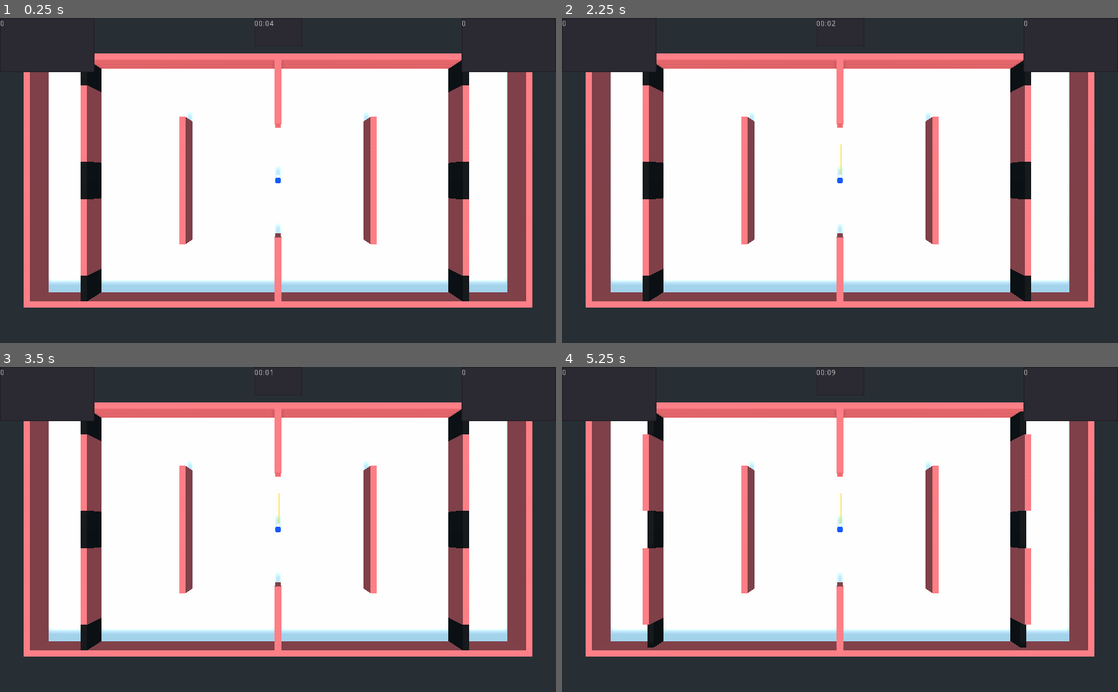
Above: before the commit, frames 1-4 (two rows, left to right).
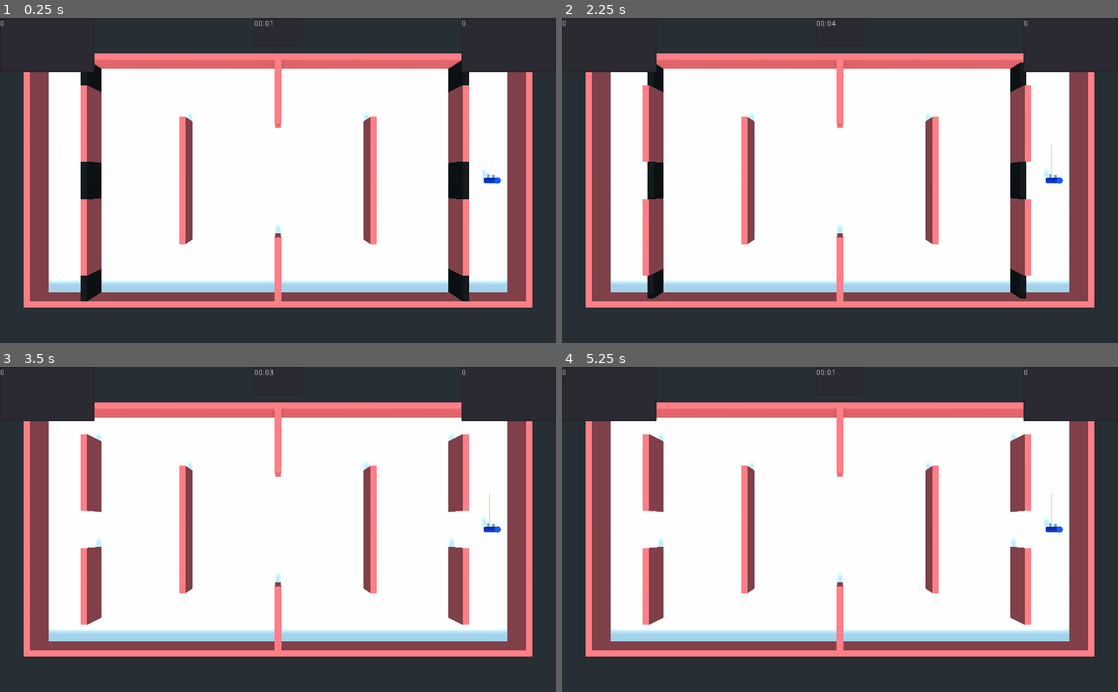
Above: after the commit, the same moments.

Repository: lizrad/fpspf
Game: Godot game, scene res://World.tscn
Two runs of this game, one before a commit and one after it. Both use one fixed random seed, a clock stepped at 60 frames per second and the inputs below.
Inputs:
- Up to frame 1 (0.25 s): no input
- Up to frame 2 (2.25 s): tap Enter at 0.5, 2 s; hold Space (player_shoot) 0.53-1.28 s; tap Space (player_shoot) at 1.35 s; hold Space (player_shoot) from 2.03 s (still down)
- Up to frame 3 (3.5 s): release Space (player_shoot) at 2.78 s; tap Space (player_shoot) at 2.85 s
- Up to frame 4 (5.25 s): tap Space (player_shoot) at 3.5, 4.35, 5 s; hold Space (player_shoot) 3.53-4.28 s; tap Enter at 4.25 s; hold Space (player_shoot) from 5.03 s (still down)

The runs differ from the first frame. In frame 1, 0.1% of the frame differs, in the area x 48-91%, y 0-52%; in frame 2, 0.6%; in frame 3, 2.0%, in the area x 14-91%, y 0-88%; in frame 4, 1.6%.

Commit message:
Properly reset players and ghosts after match

Diff:
--- a/Players/Ghost.gd
+++ b/Players/Ghost.gd
@@ -6,7 +6,20 @@
 var current_frame := 0
 
 
+func _ready():
+	reset()
+
+
 func _physics_process(delta):
 	if current_frame < movement_record.size():
 		global_transform = movement_record[current_frame].transform
 		current_frame += 1
+
+
+func reset() -> void:
+	current_frame = 0
+	_set_initial_position()
+
+
+func _set_initial_position() -> void:
+	global_transform = movement_record[0].transform
--- a/Players/Player.gd
+++ b/Players/Player.gd
@@ -13,7 +13,7 @@
 var current_target_velocity := Vector3.ZERO
 
 export(float) var drag := 0.2
-export(float) var move_acceleration := 1.2
+export(float) var move_acceleration := 1.5
 
 export(float) var inner_deadzone := 0.2
 export(float) var outer_deadzone := 0.8
@@ -72,7 +72,7 @@
 	var rotate_input_vector = Vector3(rotate_input.y, 0.0, -rotate_input.x)
 
 	if rotate_input_vector != Vector3.ZERO:
-		look_at(rotate_input_vector + transform.origin, Vector3.UP)
+		look_at(rotate_input_vector + global_transform.origin, Vector3.UP)
 
 	movement_records.append(MovementFrame.new(global_transform))
 
@@ -82,3 +82,4 @@
 
 func reset():
 	movement_records = []
+	transform.origin = Vector3.ZERO
--- a/Players/PlayerManager.gd
+++ b/Players/PlayerManager.gd
@@ -18,7 +18,9 @@
 
 func convert_active_to_ghost():
 	var movement_record = active_player.movement_records
-	active_player.reset()
+
+	for child in get_children():
+		child.reset()
 
 	var new_ghost = ghost_player_scene.instance()
 	new_ghost.movement_record = movement_record
--- a/World.tscn
+++ b/World.tscn
@@ -8,6 +8,8 @@
 
 [node name="World" type="Spatial"]
 script = ExtResource( 2 )
+cycle_time = 5.0
+prep_time = 2.0
 
 [node name="Timer" parent="." instance=ExtResource( 3 )]
 text = "00:00"
@@ -25,6 +27,7 @@
 [node name="PlayerManagers" type="Spatial" parent="."]
 
 [node name="PlayerManager" parent="PlayerManagers" instance=ExtResource( 1 )]
+transform = Transform( 1, 0, 0, 0, 1, 0, 0, 0, 1, 35, 0, 0 )
 
 [node name="LevelManager" parent="." instance=ExtResource( 5 )]
 transform = Transform( 1, 0, 0, 0, 1, 0, 0, 0, 1, 0, -1, 0 )
